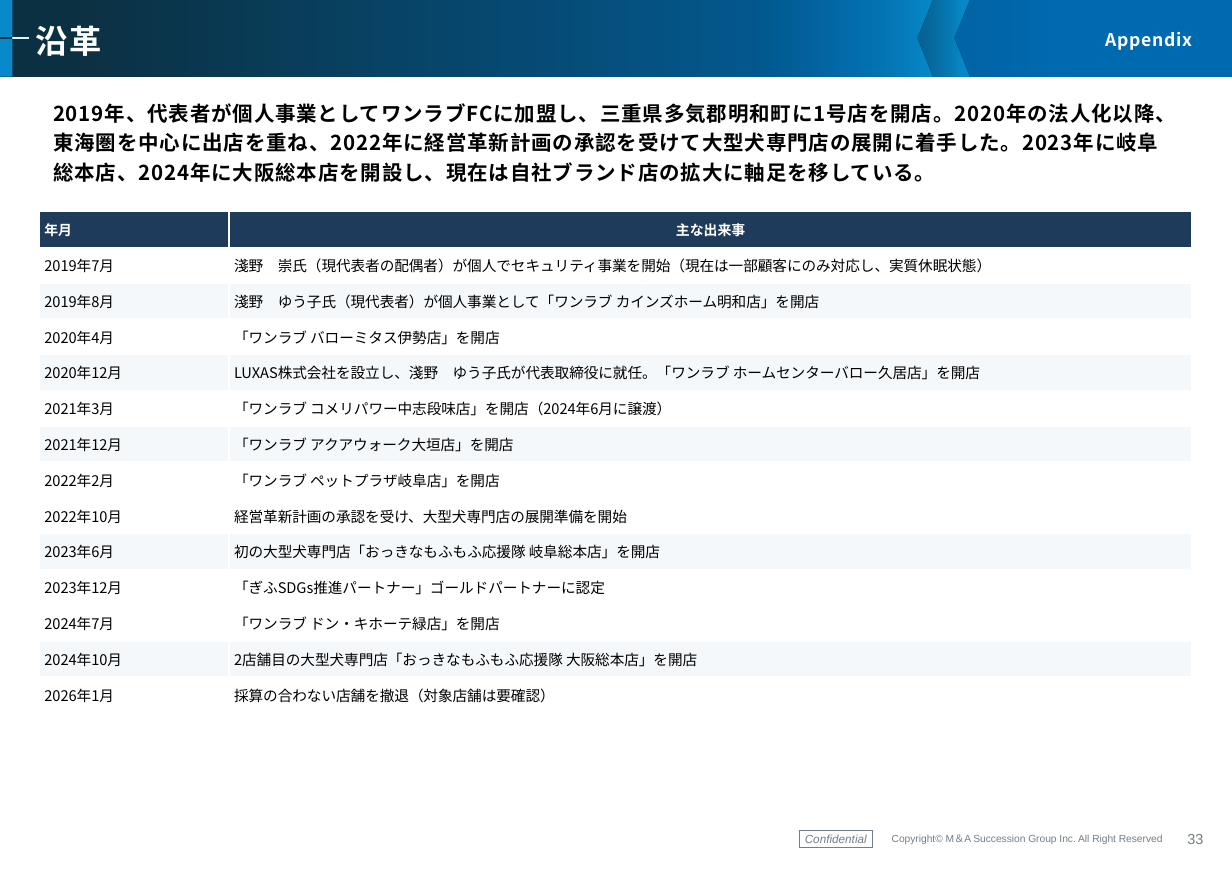
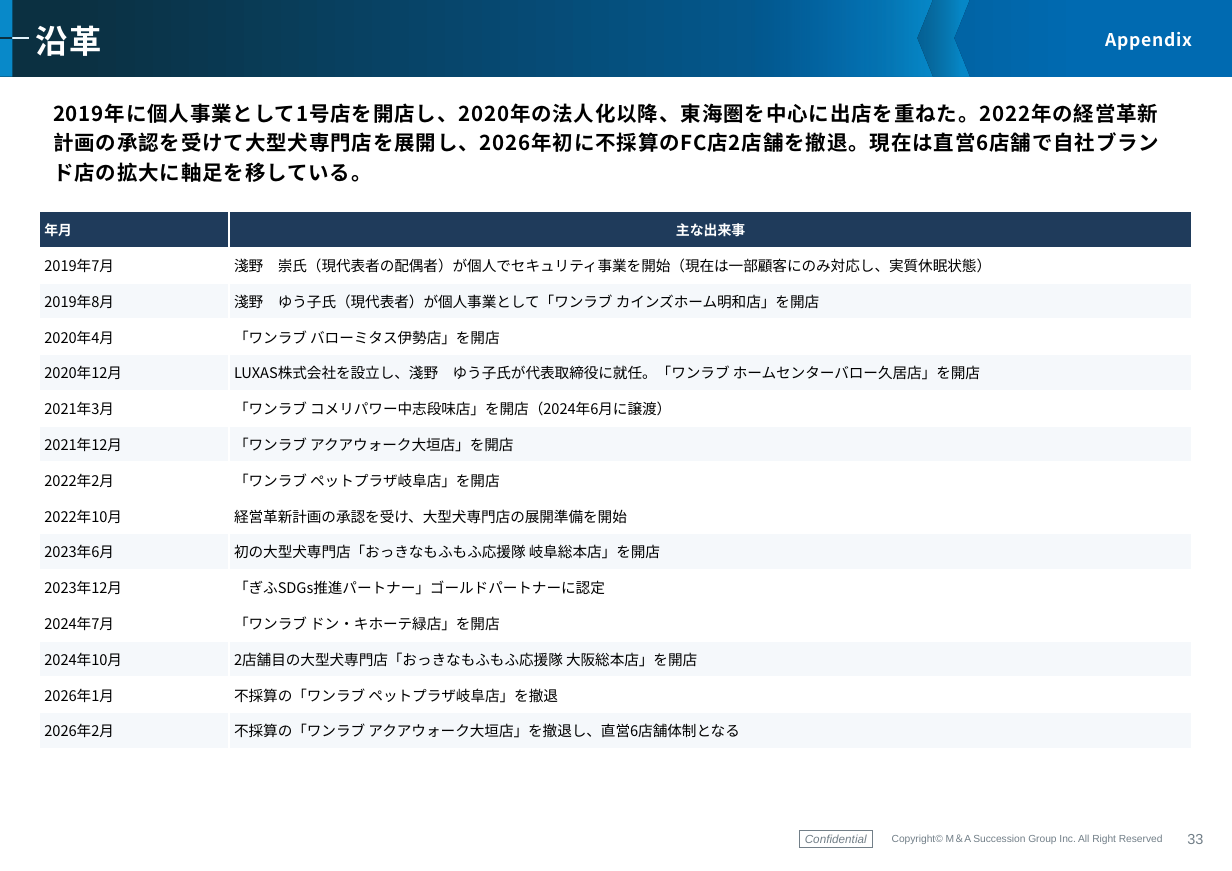
Before and after one commit to keisuketagaito/github-1st, a slide deck: slide 34 of LUXAS株式会社/企業概要書_LUXAS株式会社_20260923.pptx. Drawn at 1232x871 pixels with LibreOffice and Linux fonts; fonts in the diff are those of the drawing; background and template pictures are left out. Boxes give left, top, right and bottom in pixels: in the first picture for what was removed or moved away, otherwise in the second. Text is boxed around its words. In the diff, an @@ line names an element or a change of style, - is before the commit and + after.

```diff
--- a/LUXAS株式会社/企業概要書_LUXAS株式会社_20260923.pptx
+++ b/LUXAS株式会社/企業概要書_LUXAS株式会社_20260923.pptx
@@ subtitle at bbox=[53, 103, 1159, 182]: text changed @@
-2019年、代表者が個人事業としてワンラブFCに加盟し、三重県多気郡明和町に1号店を開店。2020年の法人化以降、東海圏を中心に出店を重ね、2022年に経営革新計画の承認を受けて大型犬専門店の展開に着手した。2023年に岐阜総本店、2024年に大阪総本店を開設し、現在は自社ブランド店の拡大に軸足を移している。
+2019年に個人事業として1号店を開店し、2020年の法人化以降、東海圏を中心に出店を重ねた。2022年の経営革新計画の承認を受けて大型犬専門店を展開し、2026年初に不採算のFC店2店舗を撤退。現在は直営6店舗で自社ブランド店の拡大に軸足を移している。
@@ table at bbox=[39, 212, 1192, 749] @@
-row 14: 2026年1月 | 採算の合わない店舗を撤退（対象店舗は要確認）
+row 14: 2026年1月 | 不採算の「ワンラブ ペットプラザ岐阜店」を撤退
+row 15: 2026年2月 | 不採算の「ワンラブ アクアウォーク大垣店」を撤退し、直営6店舗体制となる
```
Also in this commit, not shown: 4 other slides changed, 7 other files.
